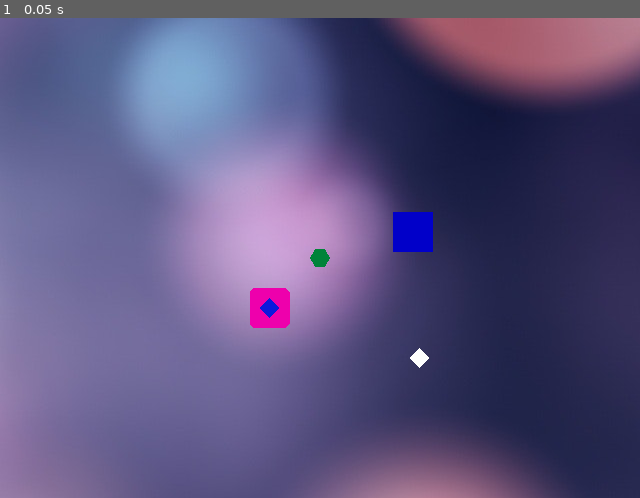
Above: before the commit, frame 1.
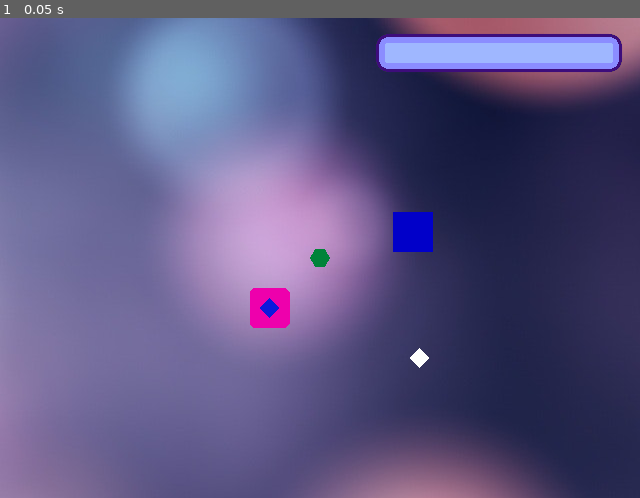
Above: after the commit, the same moment.

Repository: rikkiprince/ggj19-yyc-home
Game: Godot game, scene res://MainScene.tscn
The game is run twice, just before and just after one commit, with the same random seed, the same clock (stepped at 60 frames per second) and the same inputs.
Inputs:
- Up to frame 1 (0.05 s): no input

The runs differ from the first frame. In frame 1, 3.0% of the frame differs, in the area x 58-98%, y 3-12%.

Commit message:
Added Stamina and game end on 0 stamina
Added Stamina and game end on 0 stamina

Diff:
--- a/godot-project/MainScene.tscn
+++ b/godot-project/MainScene.tscn
@@ -7,6 +7,9 @@
 [ext_resource path="res://Obstacle.tscn" type="PackedScene" id=5]
 [ext_resource path="res://Player/Player.tscn" type="PackedScene" id=6]
 [ext_resource path="res://Audio/ambient-guitar-music.ogg" type="AudioStream" id=7]
+[ext_resource path="res://StaminaBar/energy_bar_bg.png" type="Texture" id=8]
+[ext_resource path="res://StaminaBar/energy_bar_fill.png" type="Texture" id=9]
+[ext_resource path="res://TextureProgress.gd" type="Script" id=10]
 
 [node name="MainScene" type="Node" index="0"]
 
@@ -44,3 +47,50 @@
 autoplay = true
 mix_target = 0
 bus = "Master"
+
+[node name="UI" type="CanvasLayer" parent="." index="6"]
+
+layer = 1
+offset = Vector2( 0, 0 )
+rotation = 0.0
+scale = Vector2( 1, 1 )
+transform = Transform2D( 1, 0, 0, 1, 0, 0 )
+
+[node name="TextureProgress" type="TextureProgress" parent="UI" index="0"]
+
+anchor_left = 0.0
+anchor_top = 0.0
+anchor_right = 0.0
+anchor_bottom = 0.0
+margin_left = 375.0
+margin_top = 15.0
+margin_right = 25.0
+margin_bottom = 40.0
+rect_pivot_offset = Vector2( 0, 0 )
+rect_clip_content = false
+mouse_filter = 1
+mouse_default_cursor_shape = 0
+size_flags_horizontal = 1
+size_flags_vertical = 1
+min_value = 0.0
+max_value = 100.0
+step = 1.0
+page = 0.0
+value = 100.0
+exp_edit = false
+rounded = false
+texture_under = ExtResource( 8 )
+texture_over = null
+texture_progress = ExtResource( 9 )
+radial_fill_degrees = 360.0
+radial_center_offset = Vector2( 0, 0 )
+nine_patch_stretch = false
+script = ExtResource( 10 )
+_sections_unfolded = [ "Margin" ]
+
+[connection signal="deathSignal" from="Player/KinematicBody2D" to="UI/TextureProgress" method="_on_KinematicBody2D_deathSignal"]
+
+[connection signal="staminaSignal" from="Player/KinematicBody2D" to="UI/TextureProgress" method="_on_KinematicBody2D_staminaSignal"]
+
+
+[editable path="Player"]
--- a/godot-project/Player/KinematicBody2D.gd
+++ b/godot-project/Player/KinematicBody2D.gd
@@ -5,8 +5,27 @@
 const JOYPAD_DEADZONE = 0.50
 var joypad_vec
 
+# Used to inform the UI
+signal deathSignal
+signal staminaSignal
+
 func _ready():
 	joypad_vec = Vector2(0,0)
+
+
+func _handleCollision(collision_info):
+	print(collision_info.collider)
+	joypad_vec = joypad_vec.bounce(collision_info.normal)
+	# also reduce stamina
+	get_parent().stamina -= 1.0
+	print(get_parent().stamina)
+	emit_signal("staminaSignal", get_parent().stamina)
+	# Check if player is dead
+	if (get_parent().stamina <= 0.0):
+		print("Game Over - No Stamina")
+		emit_signal("deathSignal")
+
+
 
 func _physics_process(delta):
 #	if collision_info:
@@ -28,6 +47,4 @@
 	var collision_info = move_and_collide(joypad_vec * delta*MOTION_SPEED)
 	# this currently bounces off everything, should be just obstacles
 	if (collision_info != null):
-		print(collision_info.collider)
-		joypad_vec = joypad_vec.bounce(collision_info.normal)
-		# also reduce stamina
+		_handleCollision(collision_info)
--- a/godot-project/Player/Player.gd
+++ b/godot-project/Player/Player.gd
@@ -4,9 +4,12 @@
 #var JOYPAD_SENSITIVITY = 5
 const JOYPAD_DEADZONE = 0.50
 var joypad_vec
+var stamina
+
 
 func _ready():
 	joypad_vec = Vector2(0,0)
+	stamina = 100
 
 func _physics_process(delta):
 	pass
--- /dev/null
+++ b/godot-project/TextureProgress.gd
@@ -0,0 +1,18 @@
+extends TextureProgress
+
+
+
+func _ready():
+	# Called when the node is added to the scene for the first time.
+	# Initialization here
+	pass
+
+
+
+func _on_KinematicBody2D_staminaSignal(stamina):
+	self.value = stamina
+
+
+func _on_KinematicBody2D_deathSignal():
+	self.value = 0
+	get_tree().quit()
Not shown: 1 places in godot-project/MainScene.tscn that only renumber resources
Binary file added: godot-project/StaminaBar/energy_bar_bg.png
Not shown, added: godot-project/StaminaBar/energy_bar_bg.png.import
Binary file added: godot-project/StaminaBar/energy_bar_fill.png
Not shown, added: godot-project/StaminaBar/energy_bar_fill.png.import
